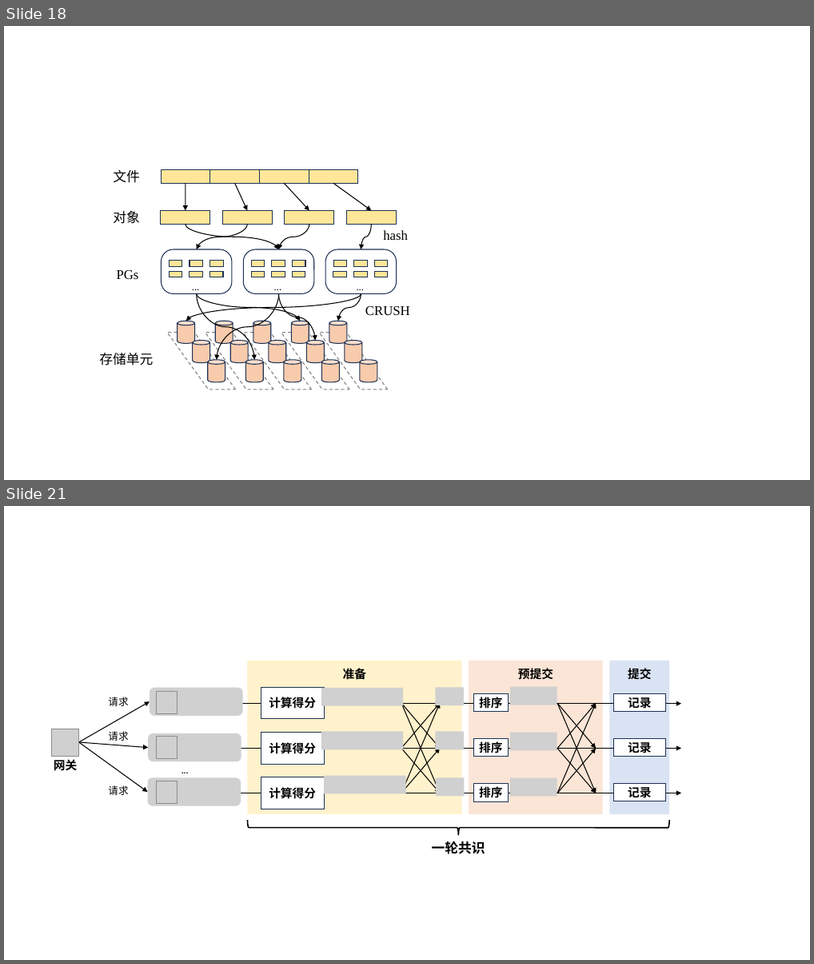
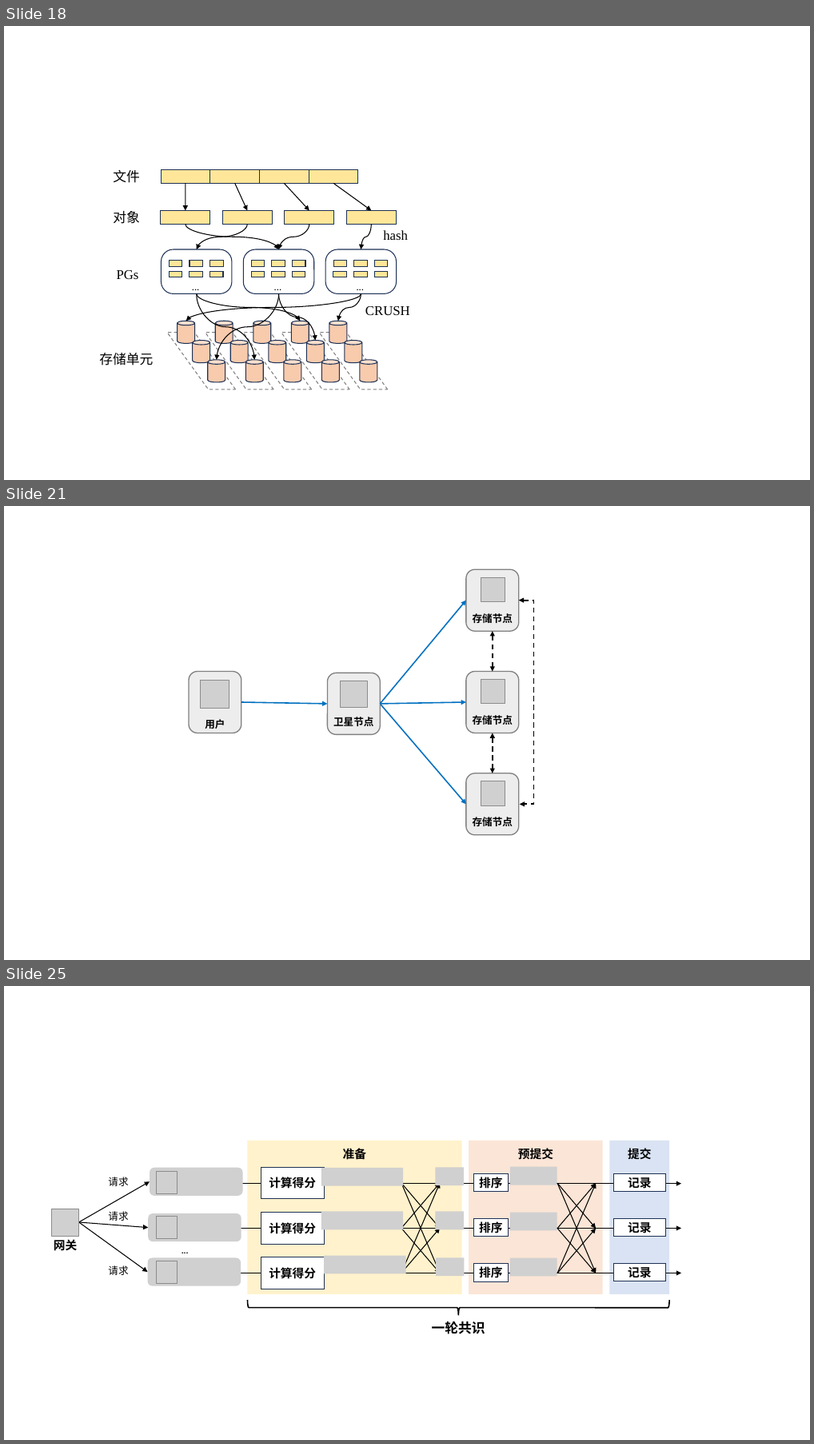
Before and after one commit to Studio-tyx/tyx_thesis_template, a slide deck: figure/timechain/fig.pptx. Shown one above the other, each under a label of ours: slides 18 and 21 before the commit, slides 18, 21 and 25 after it; the slides between them are not shown. The pictures are 814x964 and 814x1444 pixels, drawn with LibreOffice and Linux fonts; fonts in the diff are those of the drawing; grey boxes stand for pictures; background and template pictures are left out. Boxes give left, top, right and bottom in pixels: in the first picture for what was removed or moved away, otherwise in the second. Text is boxed around its words. In the diff, an @@ line names an element or a change of style, - is before the commit and + after.

```diff
--- a/figure/timechain/fig.pptx
+++ b/figure/timechain/fig.pptx
@@ slide 21 added at [4,506,810,960], background #FFFFFF @@
@@ rounded rectangle added at [466,569,519,632], fill #EDEDED, outline #808080 1.25 pt, 12 pt, text #000000, bold @@
+存储节点
@@ picture added at [482,577,506,601] @@
@@ arrow added from (380, 704) to (466, 600), #0070C0 1.5 pt @@
@@ elbow double arrow added from (519, 600) to (520, 804), #000000 1.5 pt dashed @@
@@ double arrow added from (493, 632) to (493, 671), #000000 1.5 pt dashed @@
@@ rounded rectangle added at [189,671,242,733], fill #EDEDED, outline #808080 1.25 pt, 12 pt, text #000000, bold @@
+用户
@@ rounded rectangle added at [328,673,380,735], fill #EDEDED, outline #808080 1.25 pt, 12 pt, text #000000, bold @@
+卫星节点
@@ rounded rectangle added at [466,671,519,733], fill #EDEDED, outline #808080 1.25 pt, 12 pt, text #000000, bold @@
+存储节点
@@ picture added at [201,680,229,708] @@
@@ picture added at [340,680,367,707] @@
@@ picture added at [482,679,506,704] @@
@@ arrow added from (242, 702) to (328, 704), #0070C0 1.5 pt @@
@@ arrow added from (380, 704) to (466, 804), #0070C0 1.5 pt @@
@@ arrow added from (380, 704) to (466, 702), #0070C0 1.5 pt @@
@@ double arrow added from (493, 733) to (493, 773), #000000 1.5 pt dashed @@
@@ rounded rectangle added at [466,773,519,835], fill #EDEDED, outline #808080 1.25 pt, 12 pt, text #000000, bold @@
+存储节点
@@ picture added at [482,781,506,805] @@
@@ what was slide 21 is now slide 25 @@
```
Also in this commit, not shown: 1 slide changed, 4 other slides added, 8 other files.
